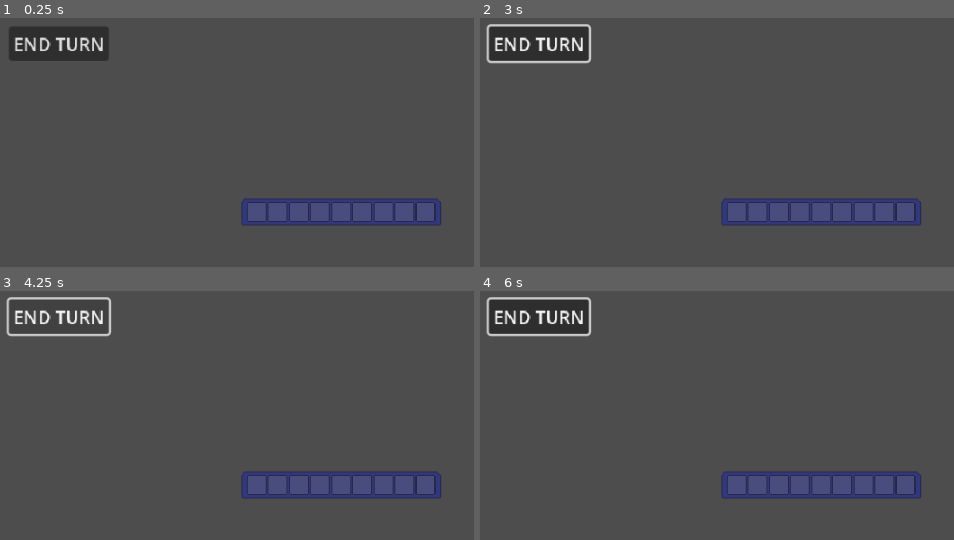
Above: before the commit, frames 1-4 (two rows, left to right).
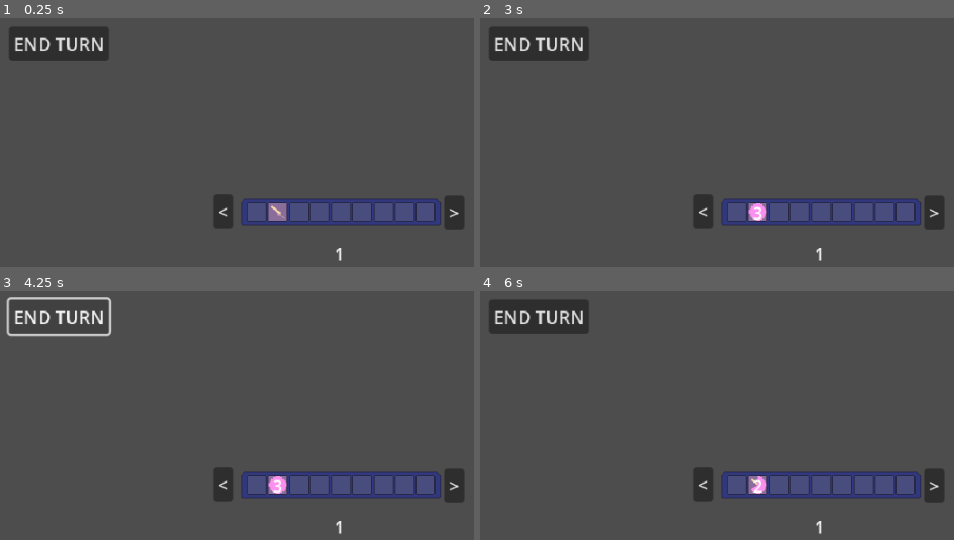
Above: after the commit, the same moments.

Repository: SamuelAlves-23/dungeon-of-shards
Game: Godot game, scene res://ui/player_ui.tscn
The game is run twice, just before and just after one commit, with the same random seed, the same clock (stepped at 60 frames per second) and the same inputs. The project has no main scene, so this scene is started directly.
Inputs (mouse positions are in pixels of both pictures, inside the frame that each line leads up to):
- Up to frame 1 (0.25 s): no input
- Up to frame 2 (3 s): click (935, 212) at 0.5 s, where only the run after the commit has a clickable ">"; click (702, 212) at 1.25 s, where only the run after the commit has a clickable "<"; click "END TURN" at 2 s; click (759, 212) at 2.77 s
- Up to frame 3 (4.25 s): click "END TURN" at 3.5 s
- Up to frame 4 (6 s): click (935, 485) at 4.25 s, where only the run after the commit has a clickable ">"; click (702, 485) at 5 s, where only the run after the commit has a clickable "<"; click (759, 485) at 5.77 s

The runs differ from the first frame. In frame 1, 1.4% of the frame differs, in the area x 45-98%, y 71-98%; in frame 2, 2.0%, in the area x 1-98%, y 2-98%; in frame 3, 1.4%; in frame 4, 2.0%.

Commit message:
Skill bar

Diff:
--- a/scenes/skill_button.tscn
+++ b/scenes/skill_button.tscn
@@ -1,44 +1,75 @@
-[gd_scene load_steps=4 format=3 uid="uid://b7lw4cw31pi2t"]
+[gd_scene load_steps=5 format=3 uid="uid://b7lw4cw31pi2t"]
 
 [ext_resource type="Script" uid="uid://crd5h1wavvth0" path="res://scripts/skill_button.gd" id="1_n3pki"]
 [ext_resource type="Resource" uid="uid://dd5pl3ncw5bc" path="res://data/skills/basic_skills/test_attack.tres" id="2_ka5vw"]
 [ext_resource type="Texture2D" uid="uid://cu3ec2plbpn5s" path="res://assets/placeholders/skill_cd.png" id="2_xafvn"]
+[ext_resource type="Texture2D" uid="uid://b6dgauhq35yqn" path="res://assets/placeholders/sword_icon.png" id="3_p80kq"]
 
 [node name="SkillButton" type="Control"]
 layout_mode = 3
-anchors_preset = 15
-anchor_right = 1.0
-anchor_bottom = 1.0
-grow_horizontal = 2
-grow_vertical = 2
+anchors_preset = 0
 script = ExtResource("1_n3pki")
 skill = ExtResource("2_ka5vw")
 
 [node name="IconButton" type="TextureButton" parent="."]
-layout_mode = 0
-offset_right = 40.0
-offset_bottom = 40.0
+layout_mode = 1
+anchors_preset = 8
+anchor_left = 0.5
+anchor_top = 0.5
+anchor_right = 0.5
+anchor_bottom = 0.5
+offset_left = -8.0
+offset_top = -8.0
+offset_right = 8.0
+offset_bottom = 8.0
+grow_horizontal = 2
+grow_vertical = 2
+texture_normal = ExtResource("3_p80kq")
+texture_pressed = ExtResource("3_p80kq")
 
 [node name="Cooldown" type="Control" parent="."]
 visible = false
-anchors_preset = 0
+layout_mode = 1
+anchors_preset = 8
+anchor_left = 0.5
+anchor_top = 0.5
+anchor_right = 0.5
+anchor_bottom = 0.5
+grow_horizontal = 2
+grow_vertical = 2
 
 [node name="CDProgress" type="TextureProgressBar" parent="Cooldown"]
 modulate = Color(1, 0.58431375, 1, 1)
-layout_mode = 0
-offset_right = 16.0
-offset_bottom = 16.0
+layout_mode = 1
+anchors_preset = 8
+anchor_left = 0.5
+anchor_top = 0.5
+anchor_right = 0.5
+anchor_bottom = 0.5
+offset_left = -8.0
+offset_top = -8.0
+offset_right = 8.0
+offset_bottom = 8.0
+grow_horizontal = 2
+grow_vertical = 2
 max_value = 5.0
 value = 3.0
 fill_mode = 4
 texture_progress = ExtResource("2_xafvn")
 
 [node name="CDlabel" type="Label" parent="Cooldown"]
-layout_mode = 0
-offset_left = 4.0
-offset_top = -4.0
-offset_right = 14.0
-offset_bottom = 19.0
+layout_mode = 1
+anchors_preset = 8
+anchor_left = 0.5
+anchor_top = 0.5
+anchor_right = 0.5
+anchor_bottom = 0.5
+offset_left = -5.0
+offset_top = -11.5
+offset_right = 5.0
+offset_bottom = 11.5
+grow_horizontal = 2
+grow_vertical = 2
 text = "5"
 
 [connection signal="pressed" from="IconButton" to="." method="_on_icon_button_pressed"]
--- a/scripts/player_ui.gd
+++ b/scripts/player_ui.gd
@@ -4,11 +4,17 @@
 @onready var bar_amount: int = 3
 @onready var bar_slots: int = 9
 @onready var skill_bars: Dictionary = {
-	"1" : [],
-	"2" : [],
-	"3" : []
+	"1" : [null, $Control/SkillButton, null, null, null, null, null, null, null],
+	"2" : [null, null, $Control/SkillButton, null, null, null, null, null, null],
+	"3" : [null, null, null, $Control/SkillButton, null, null, null, null, null]
 }
-@onready var current_bar: int
+@onready var current_bar: int = 1
+
+@onready var current_bar_label: Label = $Control/CurrentBarLabel
+
+func _ready() -> void:
+	current_bar_label.text = str(current_bar)
+	change_bar(1)
 
 func _on_end_turn_button_pressed() -> void:
 	Signals.turn_ended.emit()
@@ -21,4 +27,40 @@
 func manual_addition(skill: Skill, slot: int) -> void:
 	var new_btn: SkillButton = Constants.skilll_btn_scene.instantiate()
 	new_btn.skill = skill
-	skill_bars[current_bar].insert(slot, skill)
+	skill_bars[str(current_bar)][slot] = new_btn
+
+
+func update_ui() -> void:
+	var slots: Array = $Control/SkillBar.get_children()
+	for i in range(bar_slots):
+		var skill = skill_bars[str(current_bar)][i]
+		if skill != null:
+			skill.global_position = slots[i].global_position
+
+func change_bar(value: int) -> void:
+	for item in skill_bars[str(current_bar)]:
+		if item != null:
+			item.hide()
+	current_bar = value
+	if current_bar > bar_amount:
+		current_bar = 1
+	elif current_bar <= 0:
+		current_bar = bar_amount
+	current_bar_label.text = str(current_bar)
+	for item in skill_bars[str(current_bar)]:
+		if item != null:
+			item.show()
+	update_ui()
+
+func empty_bars() -> void:
+	for i in range(1, bar_amount + 1):
+		var empty_bar: Array = []
+		empty_bar.resize(bar_slots) # crea 9 slots vacíos
+		skill_bars[str(i)] = empty_bar
+
+func _on_next_bar_pressed() -> void:
+	change_bar(current_bar + 1)
+
+
+func _on_prev_bar_pressed() -> void:
+	change_bar(current_bar - 1)
--- a/ui/player_ui.tscn
+++ b/ui/player_ui.tscn
@@ -1,7 +1,8 @@
-[gd_scene load_steps=3 format=3 uid="uid://n6wj65tbb7lk"]
+[gd_scene load_steps=4 format=3 uid="uid://n6wj65tbb7lk"]
 
 [ext_resource type="Script" uid="uid://x4j41033ig2s" path="res://scripts/player_ui.gd" id="1_cfom6"]
 [ext_resource type="Texture2D" uid="uid://cm1o6sw5x40yg" path="res://assets/placeholders/skill_bar.png" id="2_vq5xy"]
+[ext_resource type="PackedScene" uid="uid://b7lw4cw31pi2t" path="res://scenes/skill_button.tscn" id="3_ehg4m"]
 
 [node name="PlayerUI" type="CanvasLayer"]
 script = ExtResource("1_cfom6")
@@ -16,6 +17,32 @@
 position = Vector2(361, 288)
 texture = ExtResource("2_vq5xy")
 
+[node name="Slot01" type="Marker2D" parent="Control/SkillBar"]
+position = Vector2(-76, 0)
+
+[node name="Slot02" type="Marker2D" parent="Control/SkillBar"]
+position = Vector2(-57, 0)
+
+[node name="Slot03" type="Marker2D" parent="Control/SkillBar"]
+position = Vector2(-38, 0)
+
+[node name="Slot04" type="Marker2D" parent="Control/SkillBar"]
+position = Vector2(-19, 0)
+
+[node name="Slot05" type="Marker2D" parent="Control/SkillBar"]
+
+[node name="Slot06" type="Marker2D" parent="Control/SkillBar"]
+position = Vector2(19, 0)
+
+[node name="Slot07" type="Marker2D" parent="Control/SkillBar"]
+position = Vector2(38, 0)
+
+[node name="Slot08" type="Marker2D" parent="Control/SkillBar"]
+position = Vector2(57, 0)
+
+[node name="Slot09" type="Marker2D" parent="Control/SkillBar"]
+position = Vector2(76, 0)
+
 [node name="EndTurnButton" type="Button" parent="Control"]
 layout_mode = 0
 offset_left = 62.0
@@ -24,4 +51,33 @@
 offset_bottom = 152.0
 text = "END TURN"
 
+[node name="NextBar" type="Button" parent="Control"]
+layout_mode = 0
+offset_left = 454.0
+offset_top = 273.0
+offset_right = 472.0
+offset_bottom = 304.0
+text = ">"
+
+[node name="PrevBar" type="Button" parent="Control"]
+layout_mode = 0
+offset_left = 246.0
+offset_top = 272.0
+offset_right = 264.0
+offset_bottom = 303.0
+text = "<"
+
+[node name="CurrentBarLabel" type="Label" parent="Control"]
+layout_mode = 0
+offset_left = 355.0
+offset_top = 314.0
+offset_right = 365.0
+offset_bottom = 337.0
+text = "X"
+
+[node name="SkillButton" parent="Control" instance=ExtResource("3_ehg4m")]
+layout_mode = 1
+
 [connection signal="pressed" from="Control/EndTurnButton" to="." method="_on_end_turn_button_pressed"]
+[connection signal="pressed" from="Control/NextBar" to="." method="_on_next_bar_pressed"]
+[connection signal="pressed" from="Control/PrevBar" to="." method="_on_prev_bar_pressed"]
